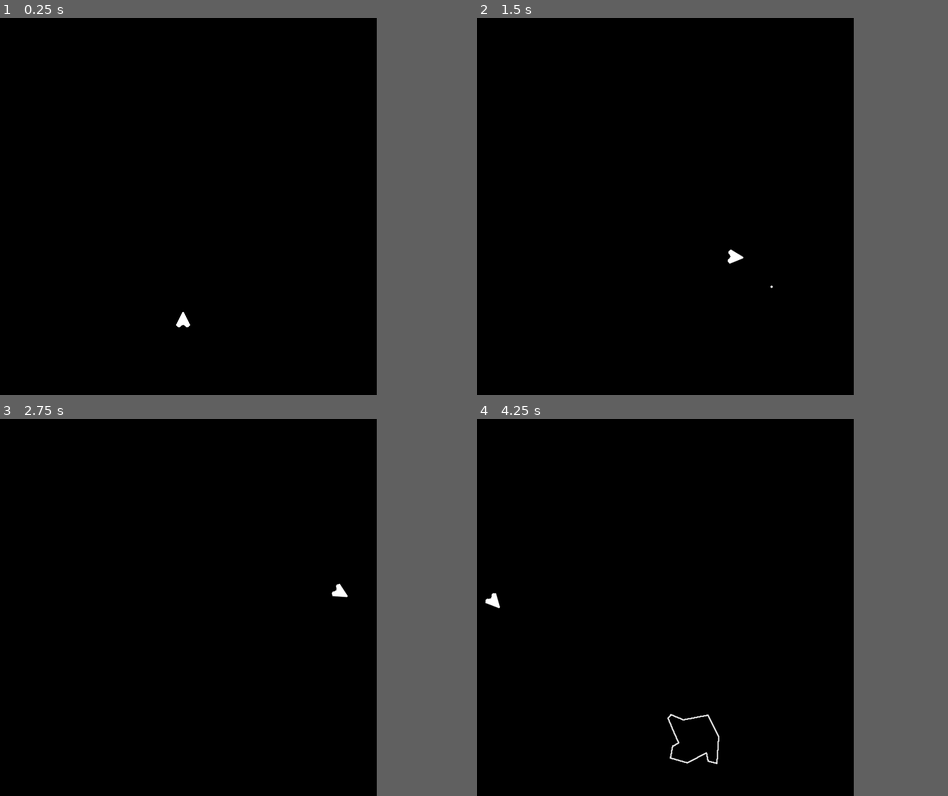
Above: before the commit, frames 1-4 (two rows, left to right).
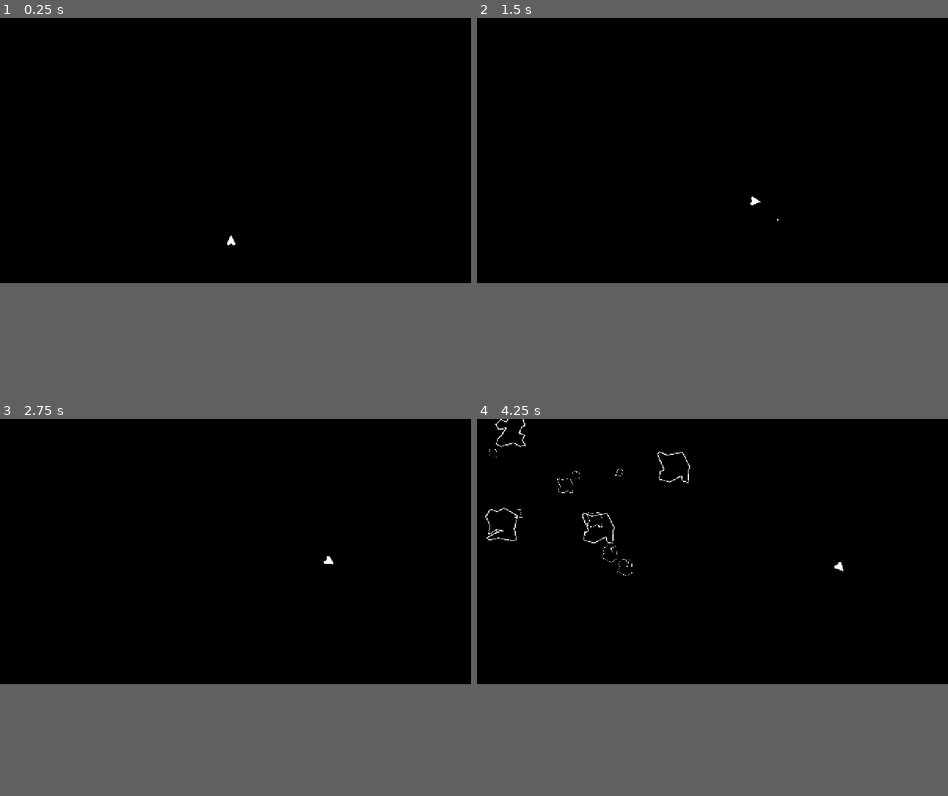
Above: after the commit, the same moments.

Repository: epizzella/AsteroidsInSpace
Game: Godot game, scene res://space.tscn
The game is run twice, just before and just after one commit, with the same random seed, the same clock (stepped at 60 frames per second) and the same inputs.
Inputs:
- Up to frame 1 (0.25 s): no input
- Up to frame 2 (1.5 s): tap Enter at 0.5 s; hold Right (rotate_right) 0.53-1.28 s; hold Up (increase_speed) 0.53-1.28 s; hold Left (rotate_left) from 1.28 s (still down); tap Space (shoot) at 1.35 s
- Up to frame 3 (2.75 s): release Left (rotate_left) at 2.03 s; hold Right (rotate_right) from 2.03 s (still down); hold Up (increase_speed) from 2.03 s (still down)
- Up to frame 4 (4.25 s): release Up (increase_speed) at 2.78 s; tap Space (shoot) at 2.85 s; release Right (rotate_right) at 3.53 s; hold Left (rotate_left) from 3.53 s (still down); hold Up (increase_speed) from 3.53 s (still down); tap F (debug) at 4.15 s
The window is 640x640 before the commit and 800x450 after it. Grey fills any space a smaller window leaves; there, only what the larger window draws over its background counts as a difference.

The runs differ from the first frame. In frame 1, 0.1% of the frame differs, in the area x 37-50%, y 57-83%; in frame 2, 0.1%; in frame 3, 0.1%; in frame 4, 0.8%, in the area x 1-78%, y 0-92%.

Commit message:
Asteroids break appart

Diff:
--- a/asteroid.gd
+++ b/asteroid.gd
@@ -1,4 +1,5 @@
 extends RigidBody2D
+class_name Asteroid
 
 var screen_size
 
@@ -11,17 +12,21 @@
 @onready var collision_a_4: CollisionPolygon2D = $CollisionA4
 @onready var animated_sprite_a_4: AnimatedSprite2D = $AnimatedSpriteA4
 
+@onready var astroids: PackedScene = preload("res://asteroid.tscn")
+
 var _myCollision: CollisionPolygon2D
 var _mySprite: AnimatedSprite2D
 var _scale := 1.0
 
 enum AstroidType {A1, A2, A3, A4}
+enum Speed {FAST = 150, MED = 100, SLOW = 75}
 
 # Called when the node enters the scene tree for the first time.
 func _ready() -> void:
 	screen_size = get_viewport_rect().size
+
+	# Randomly generate an asteroid
 	var num = randi_range(0, 3)
-
 	match num:
 		AstroidType.A1:
 			_myCollision = collision_a_1
@@ -39,10 +44,25 @@
 			_myCollision = collision_a_1
 			_mySprite = animated_sprite_a_1
 
+	# Enable collisions, visibility and set the scale
 	_mySprite.visible = true
 	_myCollision.disabled = false
 	_mySprite.set_scale(Vector2(_scale, _scale))
 	_myCollision.set_scale(Vector2(_scale, _scale))
+
+	# Set velocity based on the size of the asteroid
+	var angle := randf_range(0, TAU)
+	var speed := 0
+	match _scale:
+		1.0:
+			speed = Speed.SLOW
+		0.5:
+			speed = Speed.MED
+		0.25:
+			speed = Speed.FAST
+
+	# Asteroid go brrrr
+	apply_central_impulse(Vector2.from_angle(angle) * speed)
 
 
 func _integrate_forces(state: PhysicsDirectBodyState2D) -> void:
@@ -64,9 +84,27 @@
 
 func _on_body_entered(body: Node) -> void:
 	if body is Bullet:
-		print("astroid hit by bullet")
+		var my_scale := 1.0
+		match _scale:
+			1.0:
+				my_scale = 0.5
+				_spawn_astroid(my_scale)
+				_spawn_astroid(my_scale)
+			0.5:
+				my_scale = 0.25
+				_spawn_astroid(my_scale)
+				_spawn_astroid(my_scale)
+			0.25:
+				pass
 		queue_free()
 
 
-func set_my_scale(scale: float):
-	_scale = scale
+func _spawn_astroid(my_scale: float):
+	var astroid = astroids.instantiate()
+	astroid.position.x = position.x
+	astroid.position.y = position.y
+	astroid.set_my_scale(my_scale)
+	call_deferred("add_sibling",astroid)
+
+func set_my_scale(my_scale: float):
+	_scale = my_scale
--- a/project.godot
+++ b/project.godot
@@ -17,8 +17,8 @@
 
 [display]
 
-window/size/viewport_width=640
-window/size/viewport_height=640
+window/size/viewport_width=1280
+window/size/viewport_height=720
 window/stretch/mode="canvas_items"
 
 [input]
--- a/ship.gd
+++ b/ship.gd
@@ -60,7 +60,8 @@
 
 
 func _on_body_entered(body: Node2D) -> void:
-	print("Ship body entered!")
+	if body is Asteroid:
+		print("Ship body entered!")
 
 
 func _on_timer_timeout() -> void:
--- a/space.gd
+++ b/space.gd
@@ -18,11 +18,10 @@
 
 
 func spawn_astroids():
-	spawn_astroid(1)
-	#for num in range(0, 4):
-		#spawn_astroid(1)
-		#spawn_astroid(0.5)
-		#spawn_astroid(0.25)
+	for num in range(0, 4):
+		spawn_astroid(1)
+		spawn_astroid(0.5)
+		spawn_astroid(0.25)
 
 
 func spawn_astroid(size: float):
@@ -30,7 +29,4 @@
 	astroid.position.x = randi_range(0, screen_size.x)
 	astroid.position.y = randi_range(0, screen_size.y)
 	astroid.set_my_scale(size)
-	var angle = randf_range(0, TAU)
-	astroid.apply_central_impulse(Vector2.from_angle(angle) * 150)
 	add_child(astroid)
-	pass
--- a/space.tscn
+++ b/space.tscn
@@ -17,5 +17,5 @@
 color = Color(0, 0, 0, 1)
 
 [node name="ship" parent="." instance=ExtResource("1_d5lh8")]
-position = Vector2(311, 512)
+position = Vector2(628, 604)
 scale = Vector2(1, 1)
